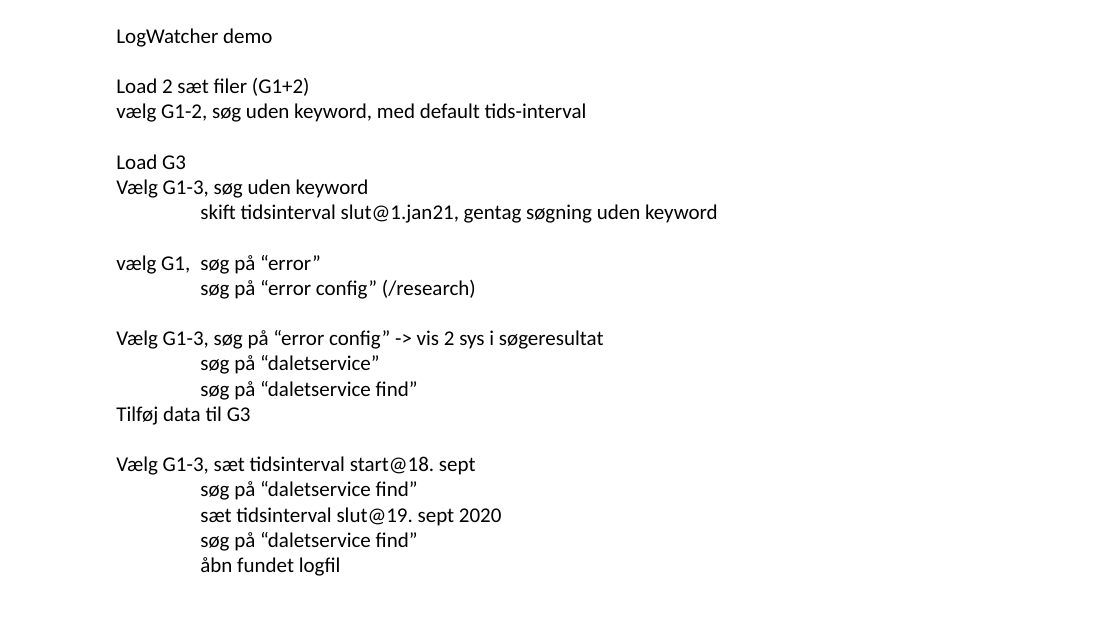
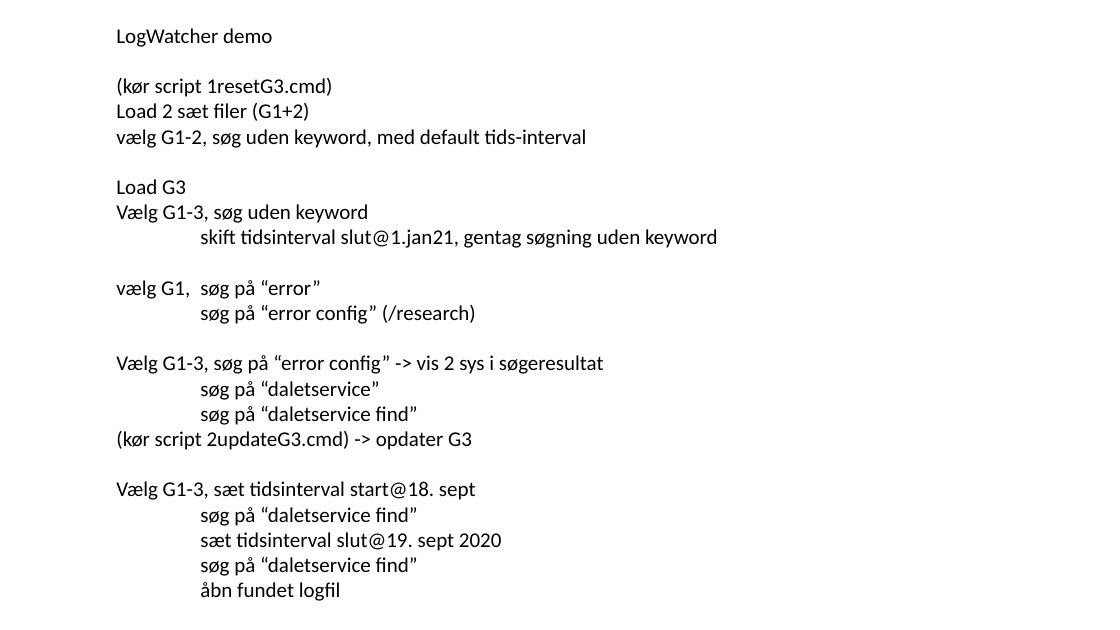
Before and after one commit to FaderVader/CPH_Afgangsprojekt_2022, a slide deck: slide 4 of LogSearcher.pptx. Drawn at 1120x630 pixels with LibreOffice and Linux fonts; fonts in the diff are those of the drawing. Boxes give left, top, right and bottom in pixels: in the first picture for what was removed or moved away, otherwise in the second. Text is boxed around its words. In the diff, an @@ line names an element or a change of style, - is before the commit and + after.

Commit message:
working on presentation

```diff
--- a/LogSearcher.pptx
+++ b/LogSearcher.pptx
@@ text at (x1=116, y1=78, x2=333, y2=97): paragraph added @@
+(kør script 1resetG3.cmd)
@@ text at (x1=116, y1=431, x2=472, y2=450): text changed @@
-Tilføj data til G3
+(kør script 2updateG3.cmd) -> opdater G3
```
